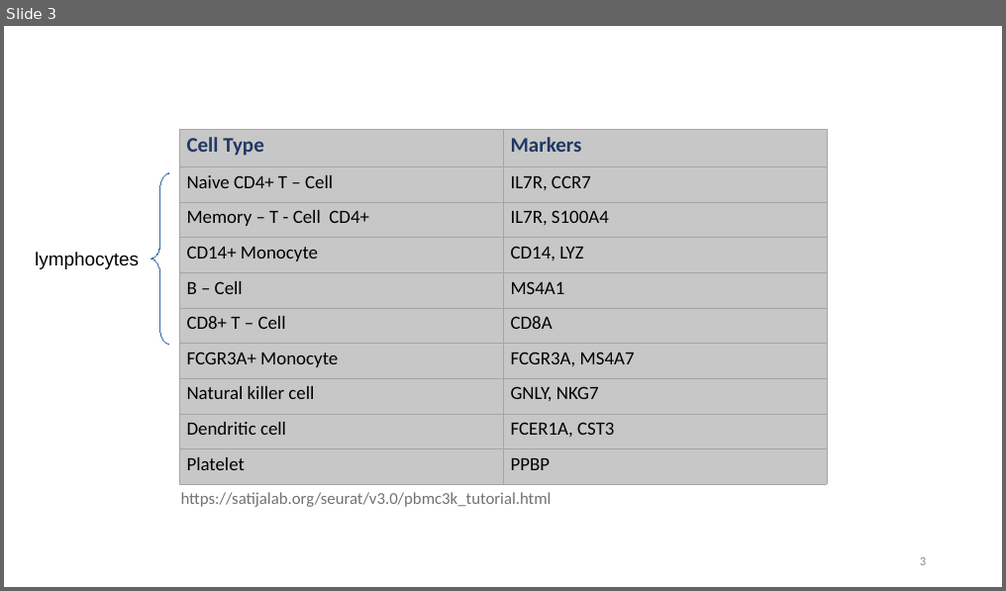
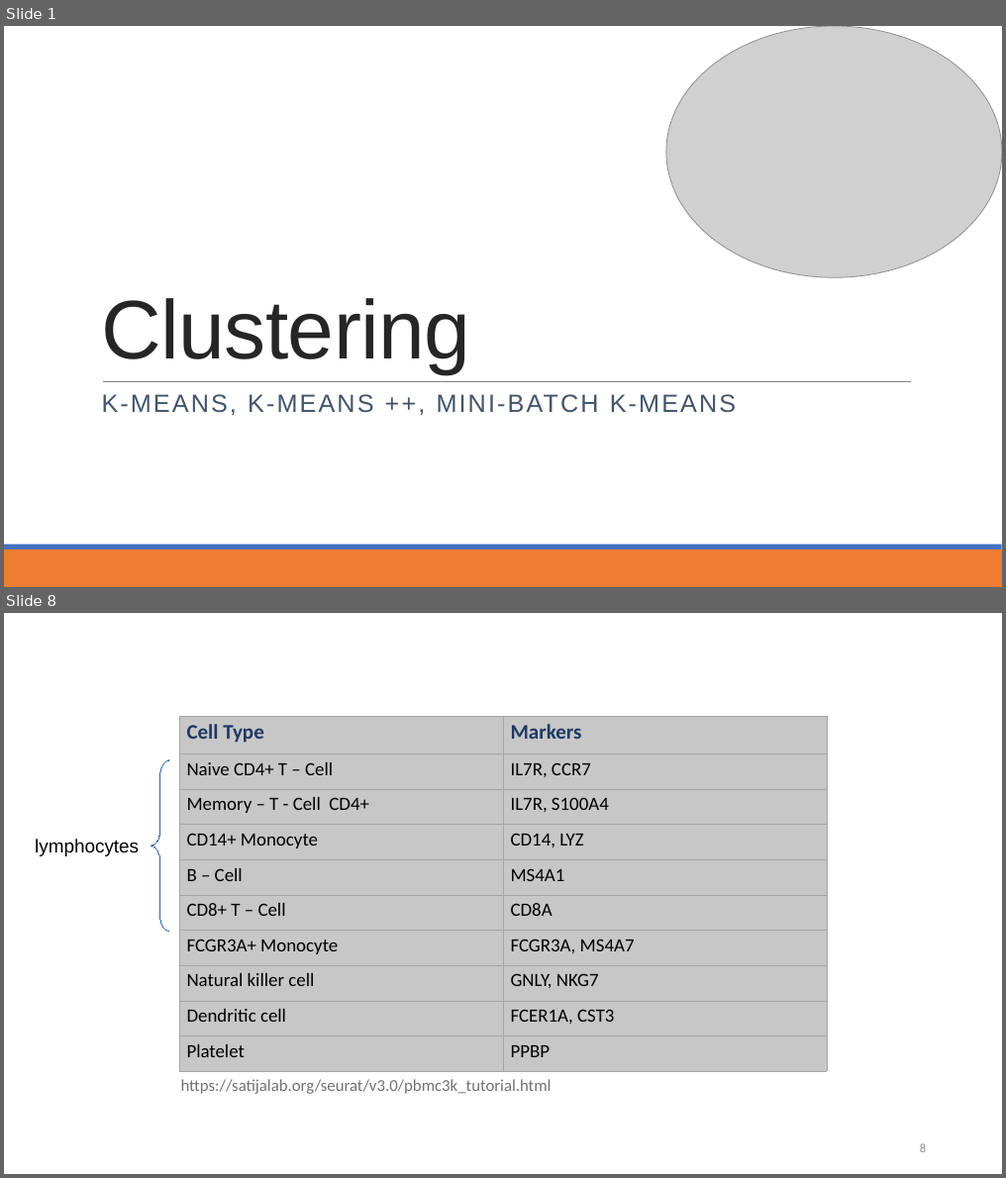
Before and after one commit to datascience-mobi/group-01-project-4-1, a slide deck: K-means clustering.pptx. Shown one above the other, each under a label of ours: slide 3 before the commit, slides 1 and 8 after it; the slides between them are not shown. The pictures are 1006x591 and 1006x1178 pixels, drawn with LibreOffice and Linux fonts; fonts in the diff are those of the drawing; grey boxes stand for pictures. Boxes give left, top, right and bottom in pixels: in the first picture for what was removed or moved away, otherwise in the second. Text is boxed around its words. In the diff, an @@ line names an element or a change of style, - is before the commit and + after.

```diff
--- a/K-means clustering.pptx
+++ b/K-means clustering.pptx
@@ slide 1 added at <box>4,26,1002,587</box>, background #FFFFFF @@
@@ picture added at <box>666,26,1002,277</box> @@
@@ title added at <box>101,298,471,374</box>, 80 pt, text #262626 @@
+Clustering
@@ line added from (103, 381) to (912, 381), #808080 0.5 pt @@
@@ subtitle added at <box>102,394,736,415</box>, 24 pt, text #44546A @@
+K-MEANS, K-MEANS ++, MINI-BATCH K-MEANS
@@ rectangle added at <box>4,550,1002,587</box>, fill #ED7D31 @@
@@ rectangle added at <box>4,545,1002,550</box>, fill #4472C4 @@
@@ what was slide 3 is now slide 8 @@
@@ page number at <box>920,1144,926,1153</box>: text changed @@
-3
+8
```
Also in this commit, not shown: 1 slide changed, 4 other slides added.
